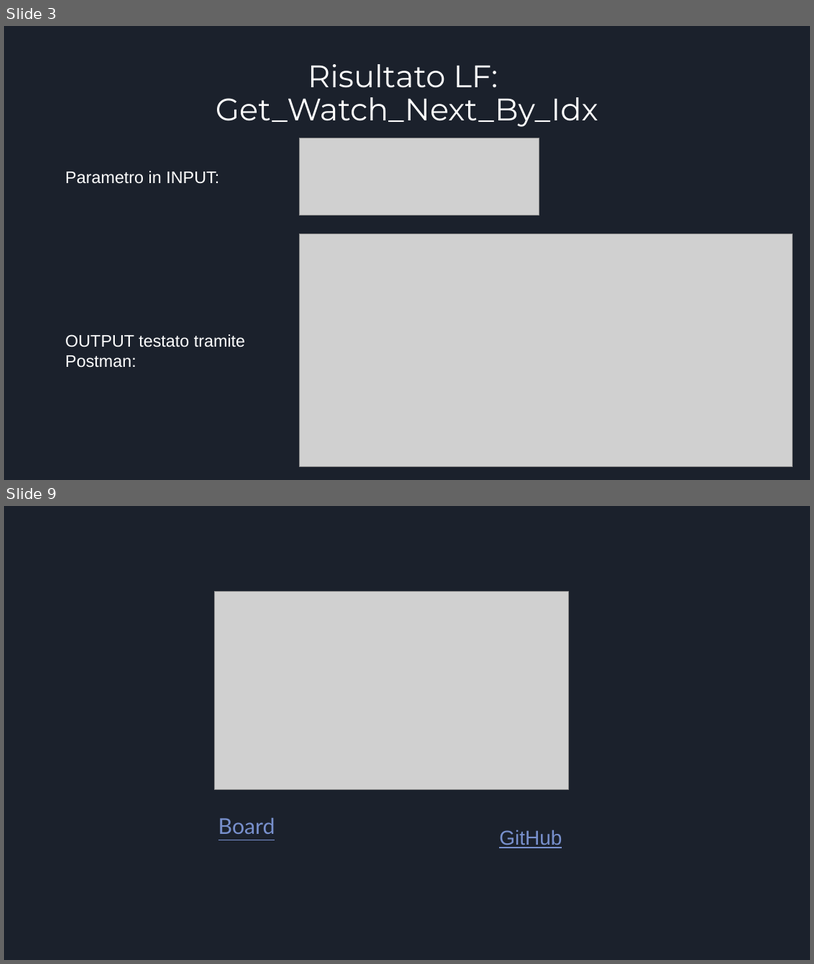
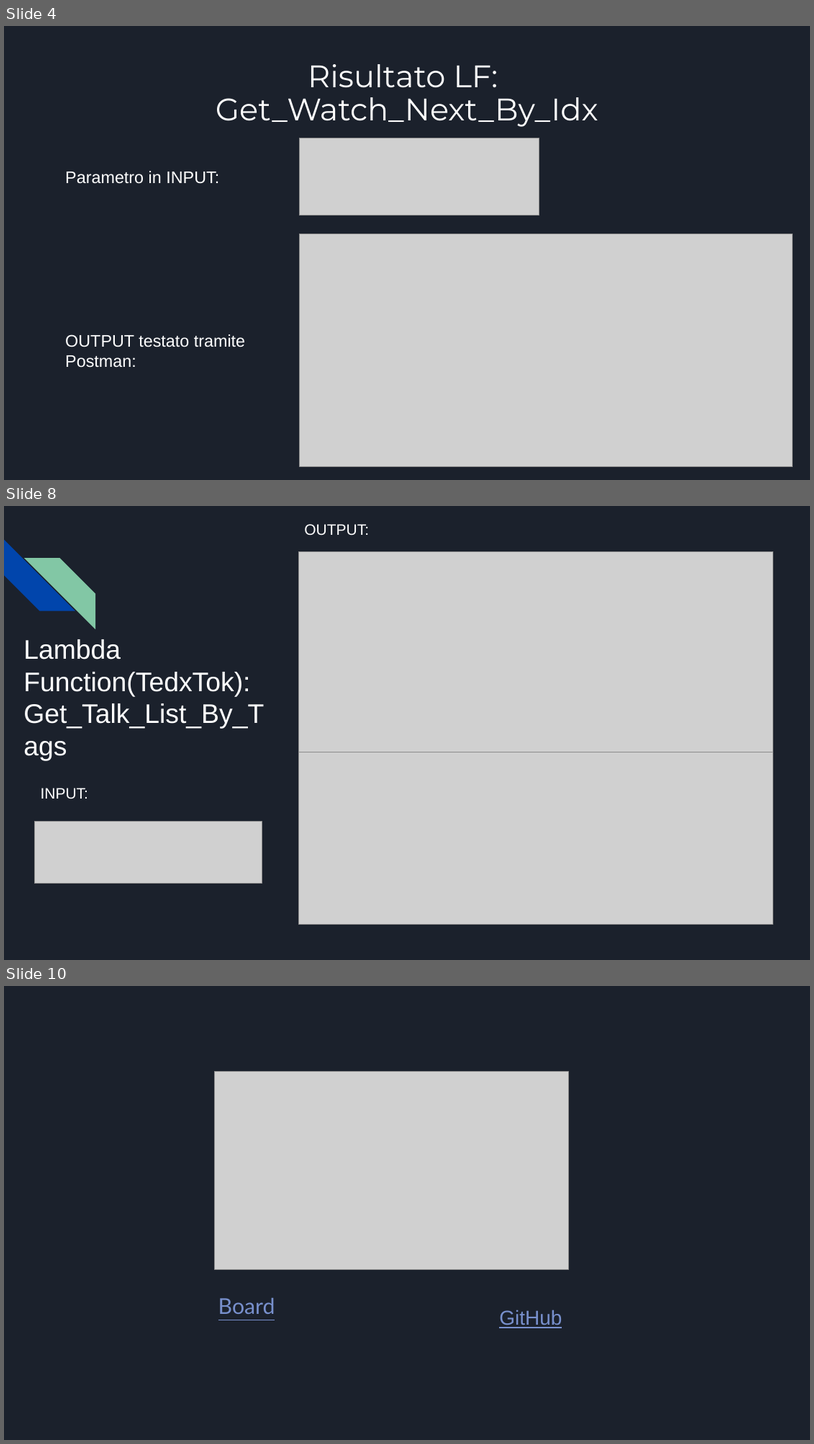
Before and after one commit to Gabriele-Mazzoleni/Progetti_Tec_Cloud_Mobile_2024, a slide deck: Parte 3/Presentazione TedxTok(parte 3).pptx. Shown one above the other, each under a label of ours: slides 3 and 9 before the commit, slides 4, 8 and 10 after it; the slides between them are not shown. The pictures are 814x964 and 814x1444 pixels, drawn with LibreOffice and Linux fonts; fonts in the diff are those of the drawing; grey boxes stand for pictures. Boxes give left, top, right and bottom in pixels: in the first picture for what was removed or moved away, otherwise in the second. Text is boxed around its words. In the diff, an @@ line names an element or a change of style, - is before the commit and + after.

```diff
--- a/Parte 3/Presentazione TedxTok(parte 3).pptx
+++ b/Parte 3/Presentazione TedxTok(parte 3).pptx
@@ slide 8 added at (4,506,810,960), background #1B212C @@
@@ text added at (304,524,369,535), 18 pt, text #FFFFFF @@
+OUTPUT:
@@ diag stripe added at (4,540,75,611), fill #0145AC @@
@@ diag stripe added at (24,558,95,629), fill #82C7A5 @@
@@ picture added at (298,551,774,752) @@
@@ text added at (23,639,264,728), 32 pt, text #FFFFFF @@
+Lambda Function(TedxTok): Get_Talk_List_By_Tags
@@ picture added at (298,752,774,924) @@
@@ text added at (41,788,88,798), 18 pt, text #FFFFFF @@
+INPUT:
@@ picture added at (34,821,262,883) @@
@@ what was slide 3 is now slide 4 @@
@@ what was slide 9 is now slide 10 @@
```
Also in this commit, not shown: 2 slides changed, 3 other slides added, 3 slides removed.
